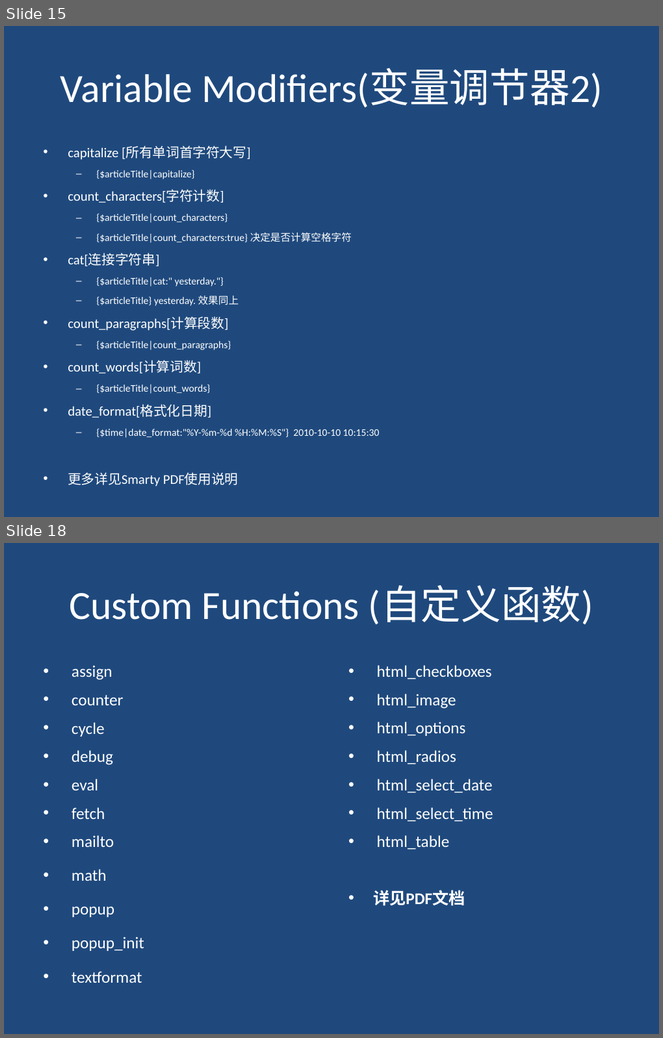
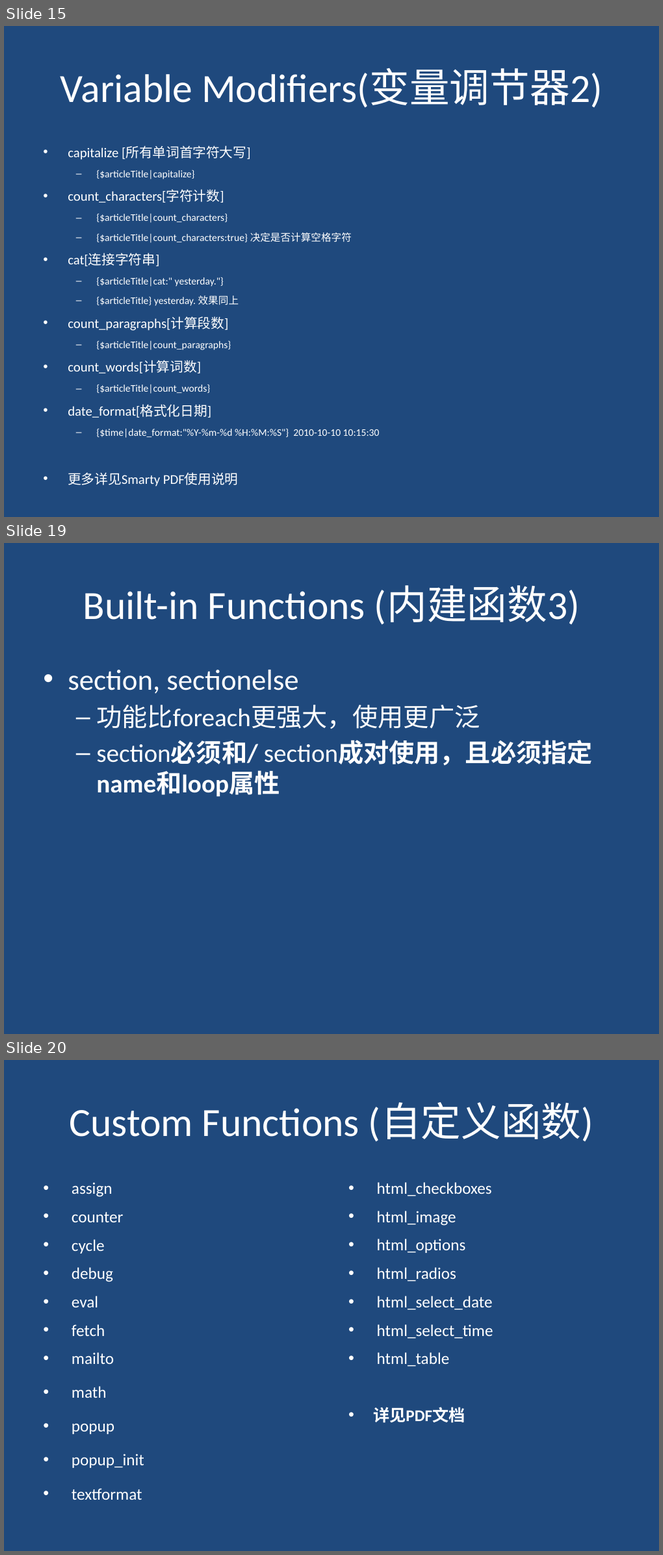
Before and after one commit to nkfeiyang/smarty_trainning, a slide deck: ppt/Smarty_2.pptx. Shown one above the other, each under a label of ours: slides 15 and 18 before the commit, slides 15, 19 and 20 after it; the slides between them are not shown. The pictures are 663x1038 and 663x1555 pixels, drawn with LibreOffice and Linux fonts; fonts in the diff are those of the drawing. Boxes give left, top, right and bottom in pixels: in the first picture for what was removed or moved away, otherwise in the second. Text is boxed around its words. In the diff, an @@ line names an element or a change of style, - is before the commit and + after.

```diff
--- a/ppt/Smarty_2.pptx
+++ b/ppt/Smarty_2.pptx
@@ slide 19 added at (x1=4, y1=543, x2=659, y2=1034), background #1F497D @@
@@ title added at (x1=83, y1=586, x2=580, y2=625), 44 pt, text #FFFFFF @@
+Built-in Functions (内建函数3)
@@ text added at (x1=68, y1=670, x2=593, y2=797), 28 pt, text #FFFFFF @@
+• section, sectionelse
+  – 功能比foreach更强大，使用更广泛
+  – section必须和/ section成对使用，且必须指定name和loop属性
@@ what was slide 18 is now slide 20 @@
```
Also in this commit, not shown: 2 slides changed, 1 other slide added, 6 other files.
